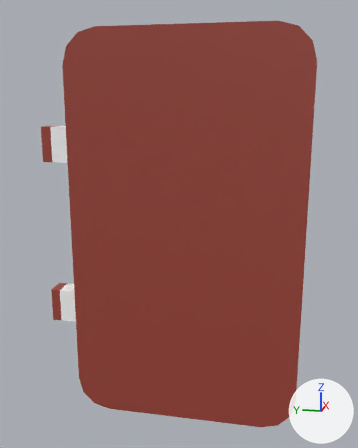
The glTF model models/control_crate/control_crate_door.glb: old version first, new version second.
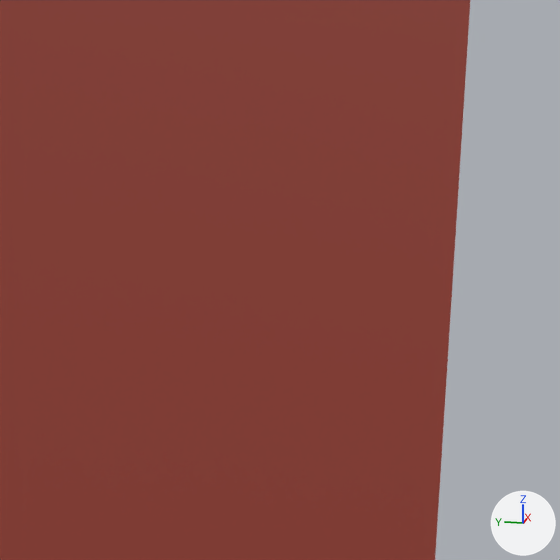
Each version appears first whole from a camera (50 mm lens) standing at (-2.116, -1.011, 1.48) and looking at (-0.019, -0.592, 0.956), and next in a close-up on the part from 31% to 98% of the width and 27% to 81% of the height. Every picture has the same lights, and +X, +Y and +Z are marked at lower right. Vertices at the same position are counted once.

The scene before the commit, as lines of its bpy script (objects in view):
```python
me_cube_010 = bpy.data.meshes.new('Cube.010')
me_cube_010.from_pydata(...)  # 60 vertices, 116 faces; spans x -0.05..0.05, y -1.14..0.02, z -0.91..0.87
me_cube_010.materials.append(mat_palette)  # picture img_palette
ob_door = bpy.data.objects.new('Door', me_cube_010)
ob_door.location = (0.0, 0.0, 0.915)
```
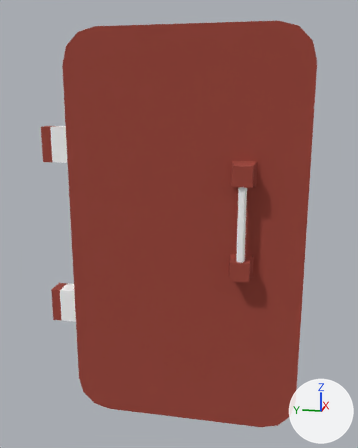
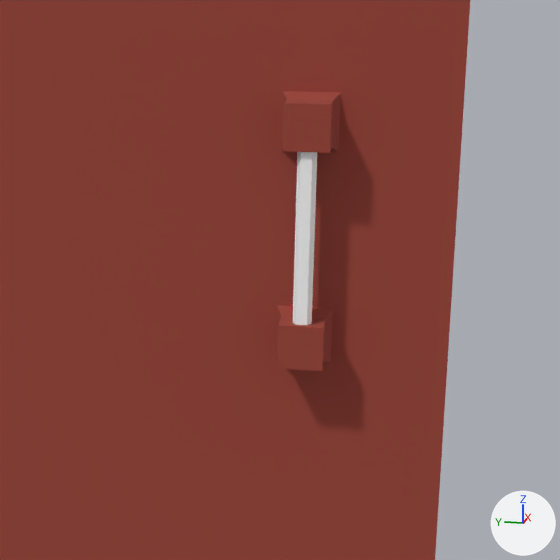
Boxes (x1, y1, x2, y2) around the edits, measured in the close-ups (560 x 560 px):
part 1 of me_cube_010, built on: (276, 89, 376, 432) in both

The edits, one by one:
me_cube_010 is used by ob_door; location (0.0, 0.0, 0.915).
me_cube_010 had 60 vertices, 116 faces and spanned x -0.05..0.05, y -1.14..0.02, z -0.91..0.87.
me_cube_010 now has 130 vertices, 266 faces and spans x -0.13..0.05, y -1.14..0.02, z -0.91..0.87.
Part 1, on me_cube_010:
41 faces are deleted.
34 vertices are added at x -0.13..0.05, y -0.93..-0.09, z -0.18..0.33.
6 new vertices lie (0.0, 0.0, -0.15) away from vertices in x -0.05..0.05, y -0.99..-0.24, z 0.87.
8 new vertices lie (0.0, 0.0, -0.74) away from vertices in x -0.05..0.05, y -1.14..-0.24, z 0.72.
6 new vertices lie (0.0, 0.0, 0.15) away from vertices in x -0.05..0.05, y -0.99..-0.24, z -0.91.
8 new vertices lie (0.06, 0.0, 0.0) away from vertices in x -0.13, y -0.91..-0.83, z -0.17..0.32.
8 new vertices lie (0.0, 0.0, 0.32) away from vertices in x -0.12..-0.08, y -0.89..-0.86, z -0.09.
191 new faces join them.
